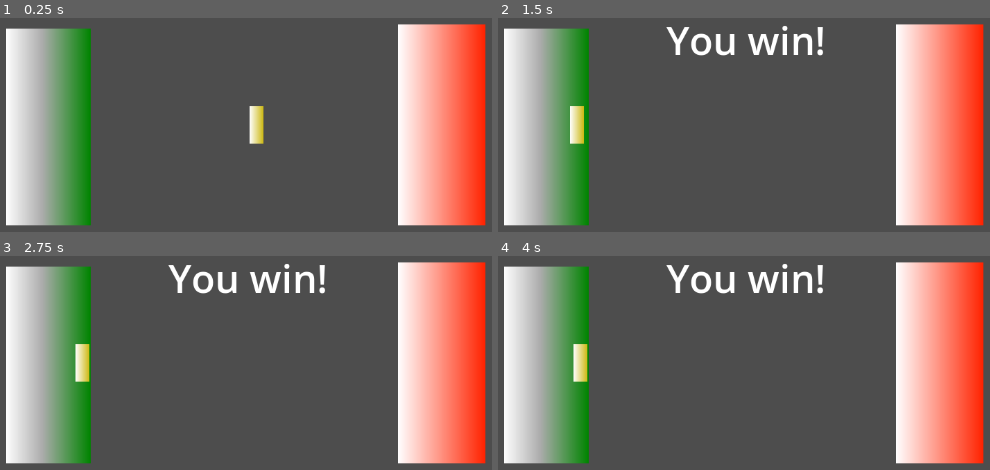
Above: before the commit, frames 1-4 (two rows, left to right).
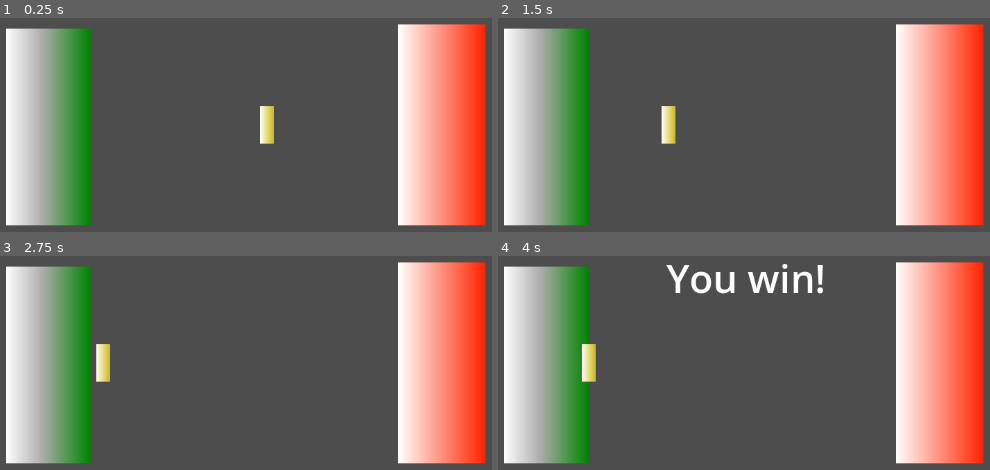
Above: after the commit, the same moments.

Repository: Xiphereal/CivisJam
Game: Godot game, scene res://scenes/main.tscn
Two runs of this game, one before a commit and one after it. Both use one fixed random seed, a clock stepped at 60 frames per second and the inputs below.
Inputs (mouse positions are in pixels of both pictures, inside the frame that each line leads up to):
- Up to frame 1 (0.25 s): no input
- Up to frame 2 (1.5 s): move the mouse to (921, 82) at 0.52 s; press the mouse at (921, 82) at 0.53 s; move the mouse to (586, 127) at 1.27 s; release the mouse at (586, 127) at 1.28 s; click (586, 127) at 1.35 s
- Up to frame 3 (2.75 s): move the mouse to (outside the picture) at 2.02 s; press the mouse at (outside the picture) at 2.03 s
- Up to frame 4 (4 s): move the mouse to (704, 433) at 2.77 s; release the mouse at (704, 433) at 2.78 s; click (704, 433) at 2.85 s; tap Enter at 3.5 s; move the mouse to (985, 410) at 3.52 s; press the mouse at (985, 410) at 3.53 s

The runs differ from the first frame. In frame 1, 0.9% of the frame differs, in the area x 50-56%, y 41-59%; in frame 2, 2.7%, in the area x 14-67%, y 3-59%; in frame 3, 2.7%; in frame 4, 0.8%.

Commit message:
feat: balance pull forces

Diff:
--- a/scenes/main.tscn
+++ b/scenes/main.tscn
@@ -76,7 +76,8 @@
 unique_name_in_owner = true
 position = Vector2(575, 353)
 script = ExtResource("1_flnan")
-player_pull_force = 10
+player_pull_force = 6
+boss_pull_force = 2
 metadata/_edit_group_ = true
 
 [node name="Sprite2D" type="Sprite2D" parent="Key"]
